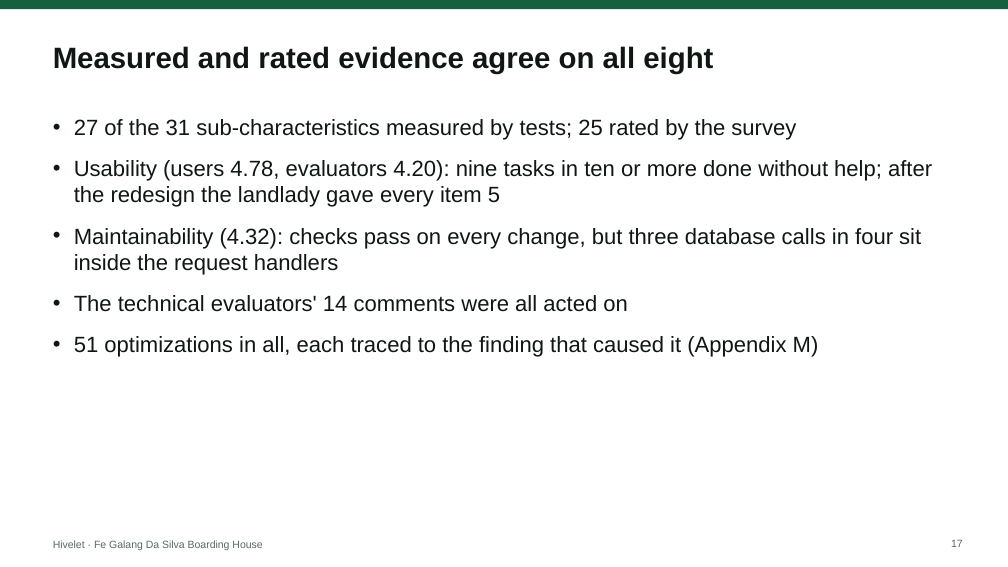
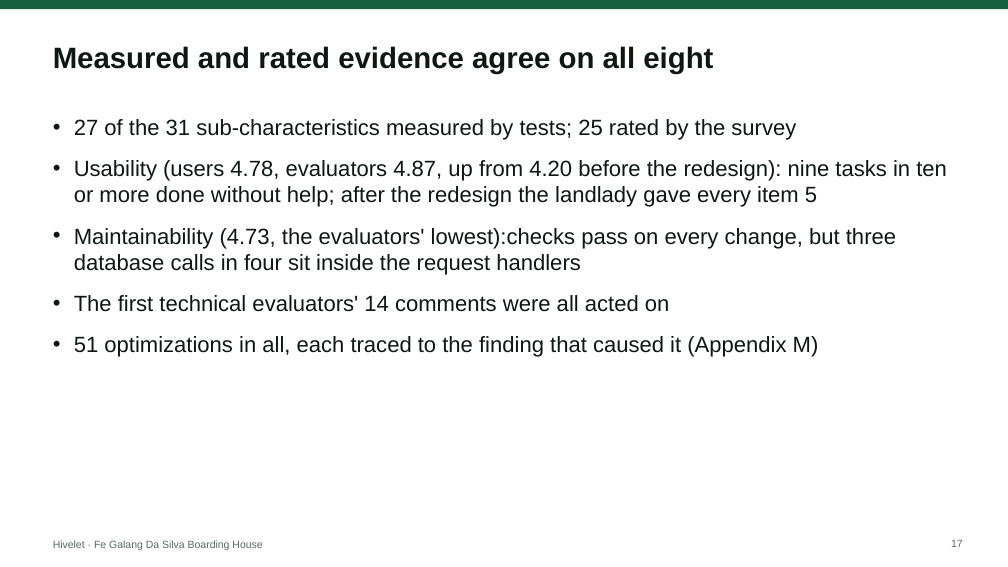
Before and after one commit to SeanJerve/hivelet, a slide deck: slide 17 of FINAL/HIVELET DEFENSE SLIDES.pptx. Drawn at 1008x567 pixels with LibreOffice and Linux fonts; fonts in the diff are those of the drawing. Boxes give left, top, right and bottom in pixels: in the first picture for what was removed or moved away, otherwise in the second. Text is boxed around its words. In the diff, an @@ line names an element or a change of style, - is before the commit and + after.

```diff
--- a/FINAL/HIVELET DEFENSE SLIDES.pptx
+++ b/FINAL/HIVELET DEFENSE SLIDES.pptx
@@ text at [74, 160, 947, 312]: text changed @@
-• Usability (users 4.78, evaluators 4.20): nine tasks in ten or more done without help; after the redesign the landlady gave every item 5
-• Maintainability (4.32): checks pass on every change, but three database calls in four sit inside the request handlers
-• The technical evaluators' 14 comments were all acted on
+• Usability (users 4.78, evaluators 4.87, up from 4.20 before the redesign): nine tasks in ten or more done without help; after the redesign the landlady gave every item 5
+• Maintainability (4.73, the evaluators' lowest):checks pass on every change, but three database calls in four sit inside the request handlers
+• The first technical evaluators' 14 comments were all acted on
```
Also in this commit, not shown: 2 other slides changed, 36 other files.
